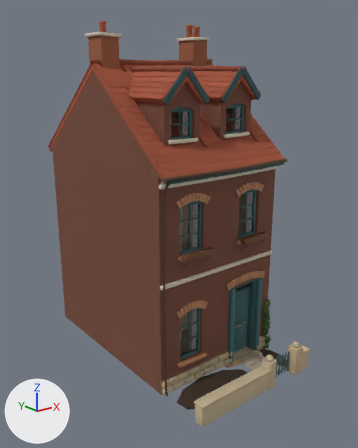
What one commit did to the glTF model assets/models/houses/storybook/Opposite_Opposite2_3.glb.
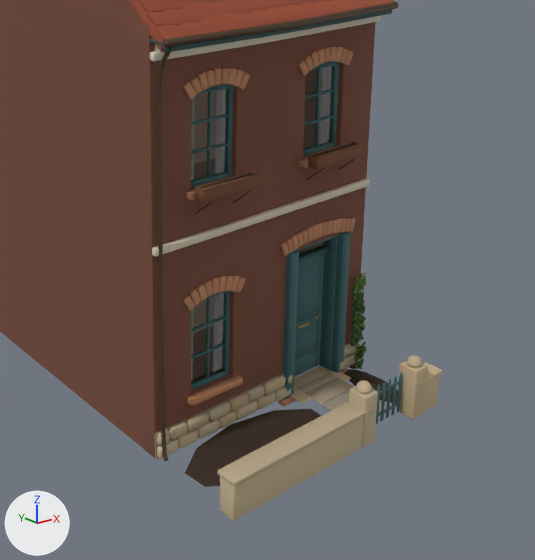
The first picture shows the older version from a 50 mm lens placed at (-9.61, -8.22, 9.13), pointed at (0.02, 3.81, 4.32). The close-ups show the older and then the newer version on the part from 23% to 100% of the width and 35% to 100% of the height of that picture. Only the edits that show in the close-ups are written down. The lights are fixed; the arrows at lower left show +X, +Y and +Z. Vertices at exactly the same position are counted once.

The first close-up shows 'Glas', 'Sammel Holz', 'Sammel Lack', 'Sammel Metall', 'Sammel Pflanze', 'Sammel Putz', 'Sammel Stein', 'Sammel Ziegel'.
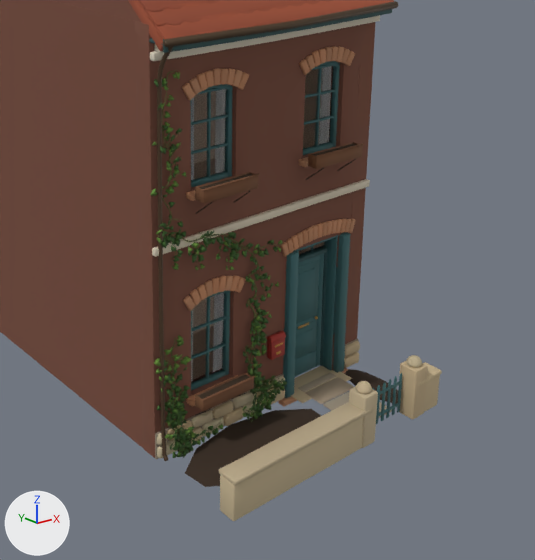
Boxes [x1, y1, x2, y2] around the edits, measured in the close-ups (535 x 560 px; the box of a moved part takes in the faces that stretch with it):
'Sammel Putz', reshaped: before [150, 16, 398, 487]; after [150, 15, 398, 487]
'Sammel Pflanze', reshaped (667% wider, 299% taller): before [350, 273, 367, 369]; after [150, 72, 287, 458]
part 1 of me_sockelfuge_001, moved or reshaped: before [298, 60, 309, 76]; after [345, 51, 355, 66]
part 2 of me_sockelfuge_001, moved or reshaped: before [312, 143, 356, 157]; after [198, 375, 250, 399]
part 3 of me_sockelfuge_001, deleted: before [352, 275, 362, 369]
part 4 of me_sockelfuge_001, built on: [153, 20, 375, 459] in both
part 5 of me_fenster_1_blumenkasten_001, added (brown): after [202, 378, 254, 412]
part 6 of me_fenster_1_blumenkasten_001, added: after [196, 373, 245, 396]
part 7 of me_fenster_1_blumenkasten_001, moved or reshaped (not visible before): after [195, 395, 202, 410]
part 8 of me_fenster_1_blumenkasten_001, moved or reshaped: before [316, 142, 364, 158]; after [201, 376, 255, 401]
part 9 of me_ivy_young_001, moved or reshaped: before [354, 282, 359, 288]; after [150, 188, 158, 196]
part 10 of me_ivy_young_001, moved or reshaped (not visible before): after [168, 185, 174, 193]
part 11 of me_ivy_young_001, deleted (green): before [350, 278, 367, 369]
part 12 of me_ivy_young_001, added: after [152, 72, 287, 458]

Diff of the bpy script that builds the scene:
```diff
--- a/assets/models/houses/storybook/Opposite_Opposite2_3.glb.py
+++ b/assets/models/houses/storybook/Opposite_Opposite2_3.glb.py
@@ me_sockelfuge_001 @@
-me_sockelfuge_001.from_pydata(...)  # 10994 vertices, 20528 faces; spans x -2.25..2.26, y 0.35..5.61, z -0.1..10.51
+me_sockelfuge_001.from_pydata(...)  # 17864 vertices, 32700 faces; spans x -2.26..2.25, y 0.35..5.61, z -0.1..10.52
+# me_sockelfuge_001 part 1: the loose piece of 56 vertices spanning x 0.51..0.72, y 1.74..1.8, z 5.52..5.77 is turned 61.6 degrees about the y axis through its middle and scaled by 0.992, then moved by (1.03, 0.0, 0.0)
+# me_sockelfuge_001 part 2: the loose piece of 24 vertices spanning x 0.63..1.61, y 1.42..1.58, z 4.24..4.3 is multiplied about its middle by the matrix ((0.997, 0.001, 0.019), (-0.001, 0.997, 0.013), (-0.019, -0.013, 0.997)), then moved by (-2.25, 0.0, -3.36)
+# me_sockelfuge_001 part 3: 259 loose pieces with 6046 vertices, spanning x 1.98..2.22, y 1.58..1.76, z -0.01..1.78, are deleted
+# me_sockelfuge_001 part 4: 281 vertices moved within x -2.25..2.25, y 0.35..2.36, z -0.1..7.31; 3075 vertices removed from x -2.25..2.26, y 0.35..2.36, z -0.1..7.31; 15967 vertices added at x -2.26..2.25, y 0.35..2.37, z -0.1..7.31
+# other edits to the shape of me_sockelfuge_001 do not show in these pictures
 me_sockelfuge_001.materials.append(mat_sammel_putz)
@@ me_fenster_1_blumenkasten_001 @@
-me_fenster_1_blumenkasten_001.from_pydata(...)  # 480 vertices, 912 faces; spans x -1.66..1.66, y 1.39..1.61, z 4.1..4.34
+me_fenster_1_blumenkasten_001.from_pydata(...)  # 720 vertices, 1368 faces; spans x -1.66..1.67, y 1.38..1.61, z 0.75..4.34
+# me_fenster_1_blumenkasten_001 part 5: the loose piece of 48 vertices spanning x -1.65..-0.6, y 1.4..1.43, z 4.1..4.32 is copied, and the copy is moved by (0.0, -0.01, -3.35); it spans x -1.65..-0.6, y 1.4..1.42, z 0.75..0.96
+# me_fenster_1_blumenkasten_001 part 6: the loose piece of 48 vertices spanning x -1.64..-0.61, y 1.58..1.61, z 4.1..4.32 is copied, and the copy is moved by (0.0, -0.01, -3.35); it spans x -1.64..-0.61, y 1.57..1.6, z 0.75..0.96
+# me_fenster_1_blumenkasten_001 part 7: the loose piece of 24 vertices spanning x 1.61..1.64, y 1.4..1.6, z 4.12..4.32 is moved by (-3.25, 0.0, -3.36)
+# me_fenster_1_blumenkasten_001 part 8: the loose piece of 48 vertices spanning x 0.58..1.66, y 1.39..1.43, z 4.31..4.34 is multiplied about its middle by the matrix ((0.997, 0.0, 0.02), (0.0, 0.997, -0.006), (-0.02, 0.006, 0.997)), then moved by (-2.25, 0.0, -3.36)
+# other edits to the shape of me_fenster_1_blumenkasten_001 do not show in these pictures
 me_fenster_1_blumenkasten_001.materials.append(mat_sammel_holz)
@@ me_ivy_young_001 @@
-me_ivy_young_001.from_pydata(...)  # 3367 vertices, 5698 faces; spans x 1.92..2.31, y 1.52..1.74, z -0.03..1.82
+me_ivy_young_001.from_pydata(...)  # 7865 vertices, 13310 faces; spans x -2.31..0.3, y 1.52..1.75, z -0.04..5.99
+# me_ivy_young_001 part 9: the loose piece of 13 vertices spanning x 1.96..2.06, y 1.64..1.7, z 1.58..1.67 is multiplied about its middle by the matrix ((0.646, 0.569, 0.669), (-0.066, 0.859, -0.668), (-0.876, 0.355, 0.543)), then moved by (-4.26, 0.07, 2.7)
+# me_ivy_young_001 part 10: the loose piece of 13 vertices spanning x 2.05..2.16, y 1.65..1.7, z 1.59..1.69 is multiplied about its middle by the matrix ((0.72, -0.255, -0.616), (0.234, 0.945, -0.117), (0.624, -0.061, 0.754)), then moved by (-4.08, 0.03, 2.68)
+# me_ivy_young_001 part 11: 229 loose pieces with 2977 vertices, spanning x 1.92..2.31, y 1.52..1.74, z -0.03..1.69, are deleted
+# me_ivy_young_001 part 12: 7475 vertices added at x -2.3..0.3, y 1.52..1.75, z -0.04..5.99
+# other edits to the shape of me_ivy_young_001 do not show in these pictures
 me_ivy_young_001.materials.append(mat_sammel_pflanze)
```
